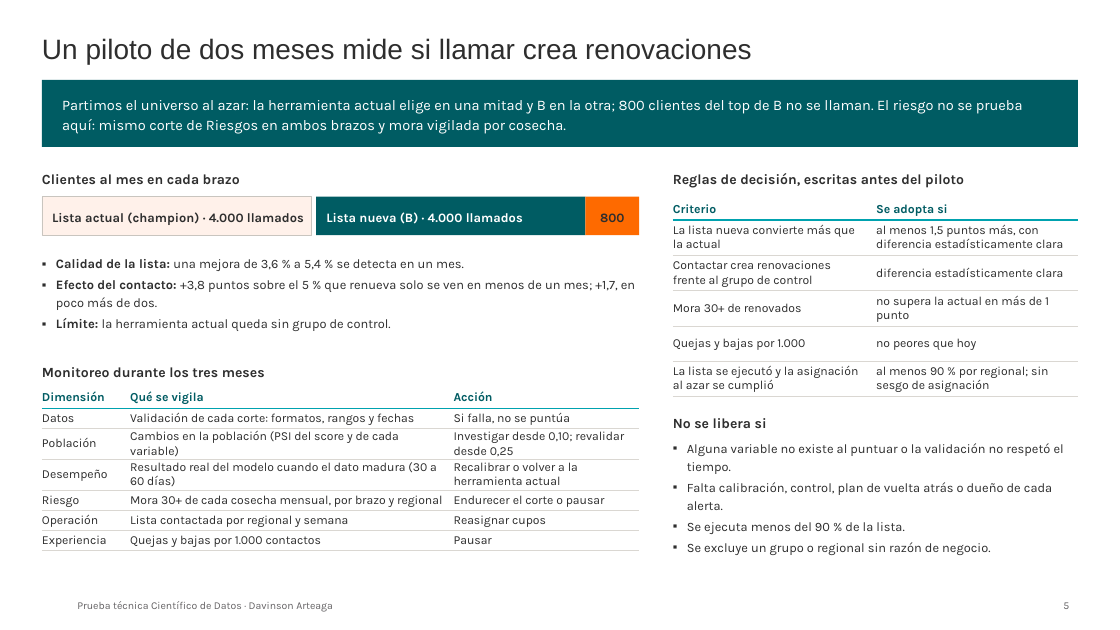
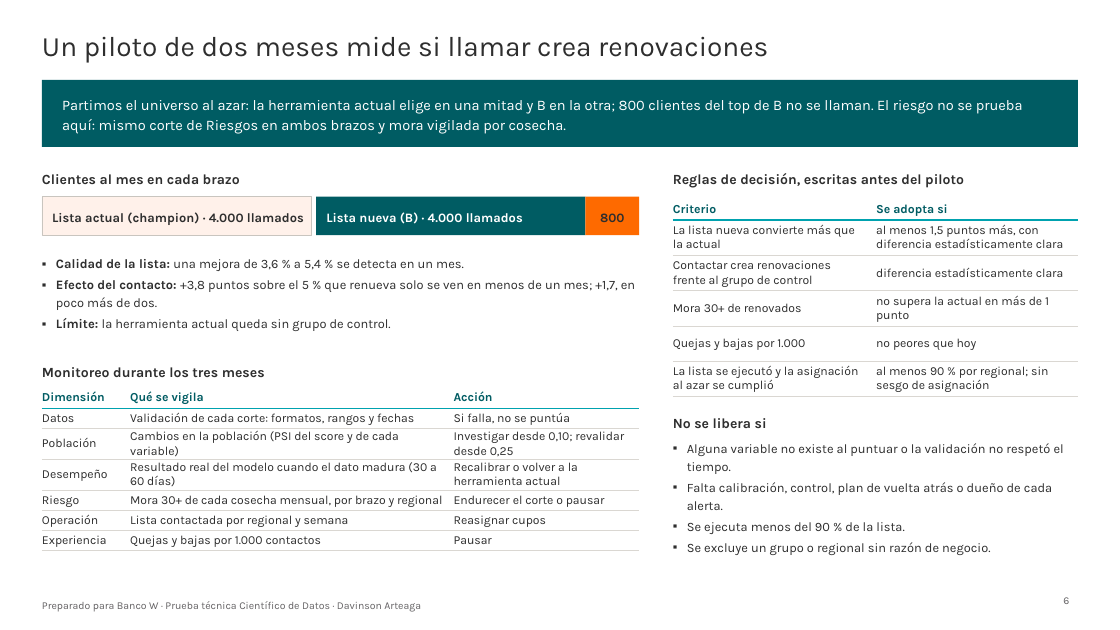
Before and after one commit to DavinsonA/bancow, a slide deck: slide 6 of entregables/BancoW_Priorizacion_Renovaciones_DavinsonArteaga.pptx (slide 5 before the commit). Drawn at 1120x630 pixels with LibreOffice and Linux fonts; fonts in the diff are those of the drawing; background and template pictures are left out. Boxes give left, top, right and bottom in pixels: in the first picture for what was removed or moved away, otherwise in the second. Text is boxed around its words. In the diff, an @@ line names an element or a change of style, - is before the commit and + after.

```diff
--- a/entregables/BancoW_Priorizacion_Renovaciones_DavinsonArteaga.pptx
+++ b/entregables/BancoW_Priorizacion_Renovaciones_DavinsonArteaga.pptx
@@ title "Un piloto de dos meses ..." at (x1=42, y1=36, x2=768, y2=63): font Arial to Karla @@
@@ page number at (x1=1063, y1=597, x2=1069, y2=604): text changed @@
-5
+6
@@ text at (x1=42, y1=601, x2=421, y2=612): text changed @@
-Prueba técnica Científico de Datos · Davinson Arteaga
+Preparado para Banco W · Prueba técnica Científico de Datos · Davinson Arteaga
```
Also in this commit, not shown: 6 other slides changed, 2 slides added, 7 other files.
